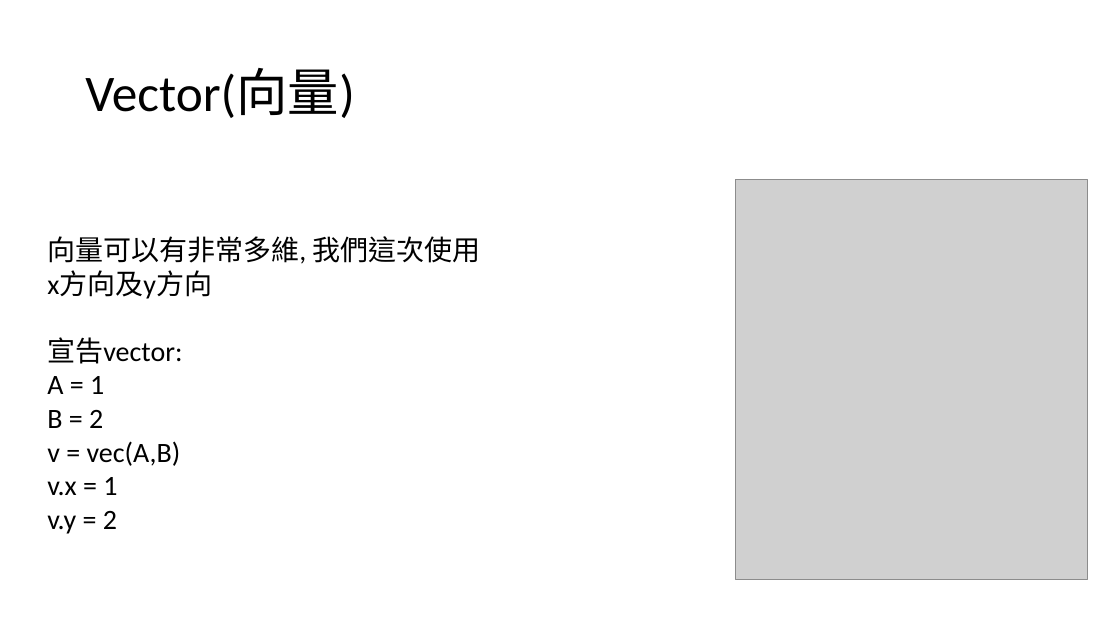
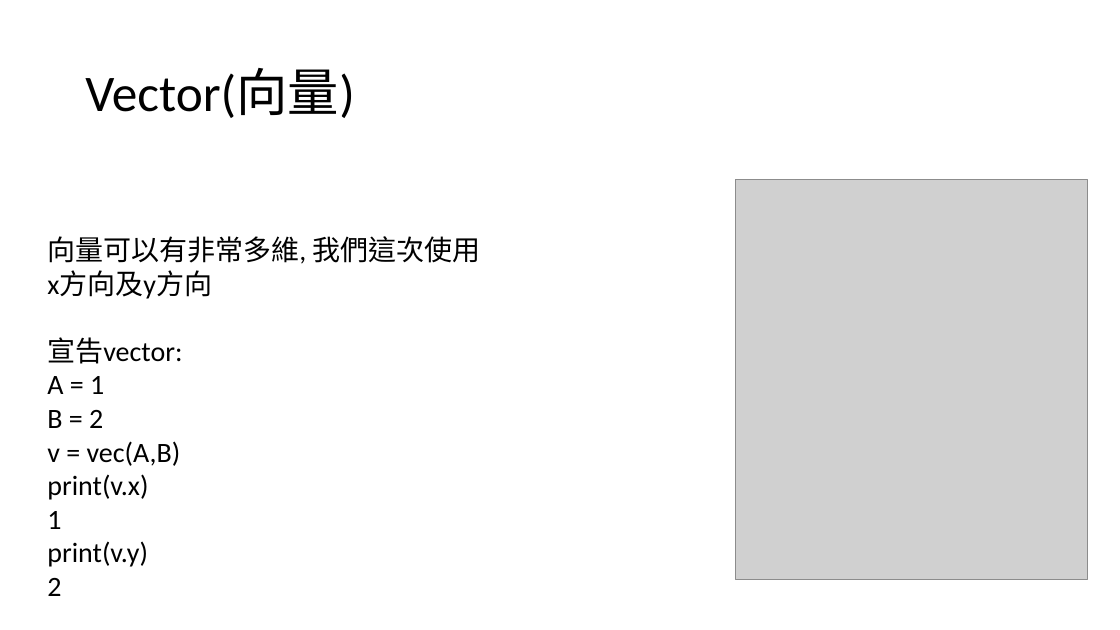
Before and after one commit to cmpss92140/EECS_SUMMER_CAMP, a slide deck: slide 20 of 2018電資營_資工實作_game.pptx. Drawn at 1120x630 pixels with LibreOffice and Linux fonts; fonts in the diff are those of the drawing; grey boxes stand for pictures. Boxes give left, top, right and bottom in pixels: in the first picture for what was removed or moved away, otherwise in the second. Text is boxed around its words. In the diff, an @@ line names an element or a change of style, - is before the commit and + after.

Commit message:
modified:   "2018\351\233\273\350\263\207\347\207\237_\350\263\207\345\267\245\345\257\246\344\275\234_game.pptx"

```diff
--- a/2018電資營_資工實作_game.pptx
+++ b/2018電資營_資工實作_game.pptx
@@ text at (x1=47, y1=474, x2=148, y2=596): text changed @@
-v.x = 1
-v.y = 2
+print(v.x)
+1
+print(v.y)
+2
```
